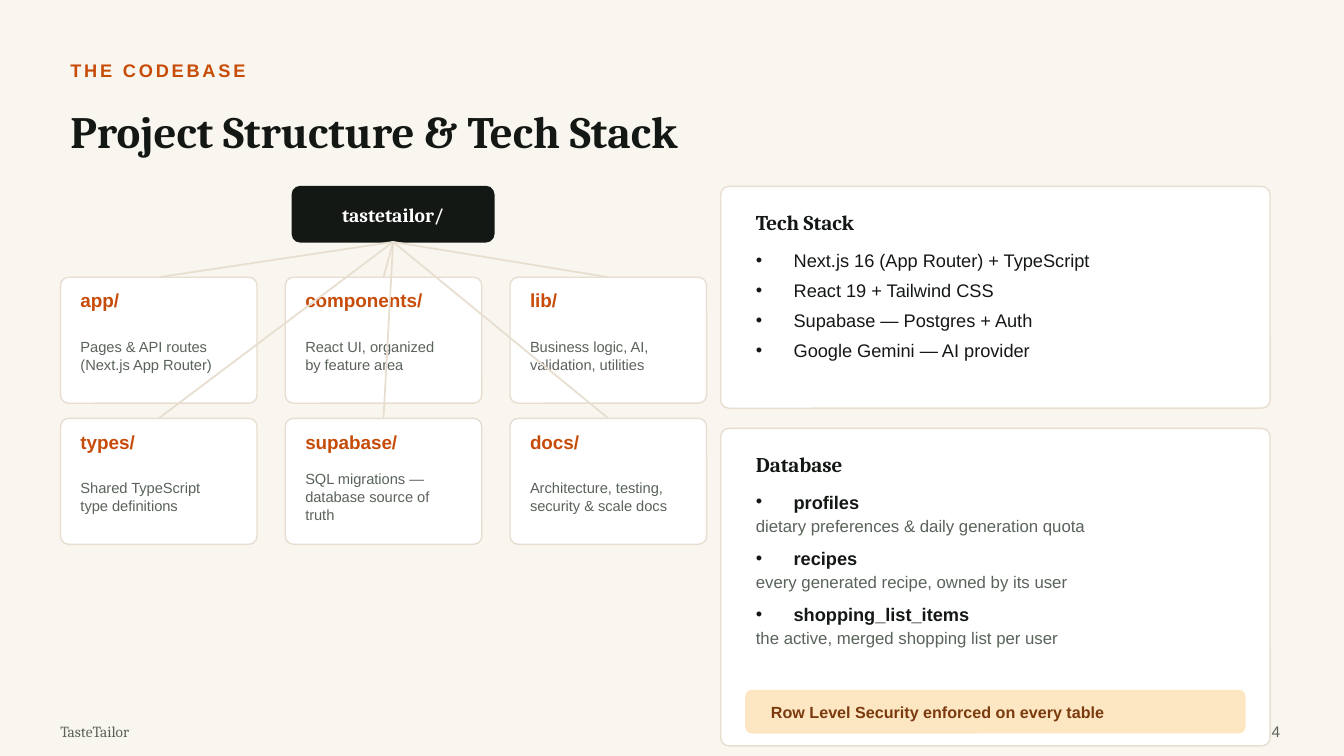
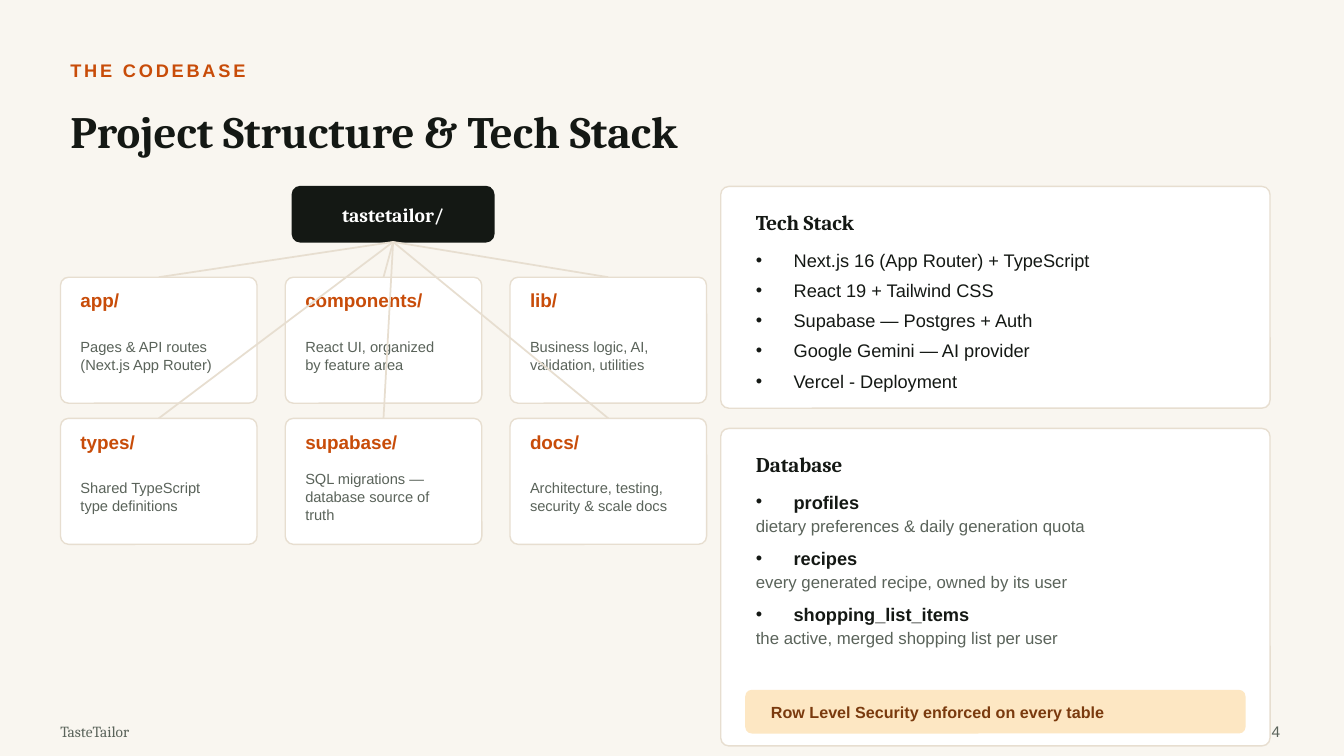
Before and after one commit to nicoleyerushalmi/tastetailor, a slide deck: slide 4 of docs/TasteTailor-Presentation.pptx. Drawn at 1344x756 pixels with LibreOffice and Linux fonts; fonts in the diff are those of the drawing. Boxes give left, top, right and bottom in pixels: in the first picture for what was removed or moved away, otherwise in the second. Text is boxed around its words. In the diff, an @@ line names an element or a change of style, - is before the commit and + after.

```diff
--- a/docs/TasteTailor-Presentation.pptx
+++ b/docs/TasteTailor-Presentation.pptx
@@ text at [794, 374, 957, 392]: paragraph added @@
+• Vercel - Deployment
```
Also in this commit, not shown: 3 other slides changed.
